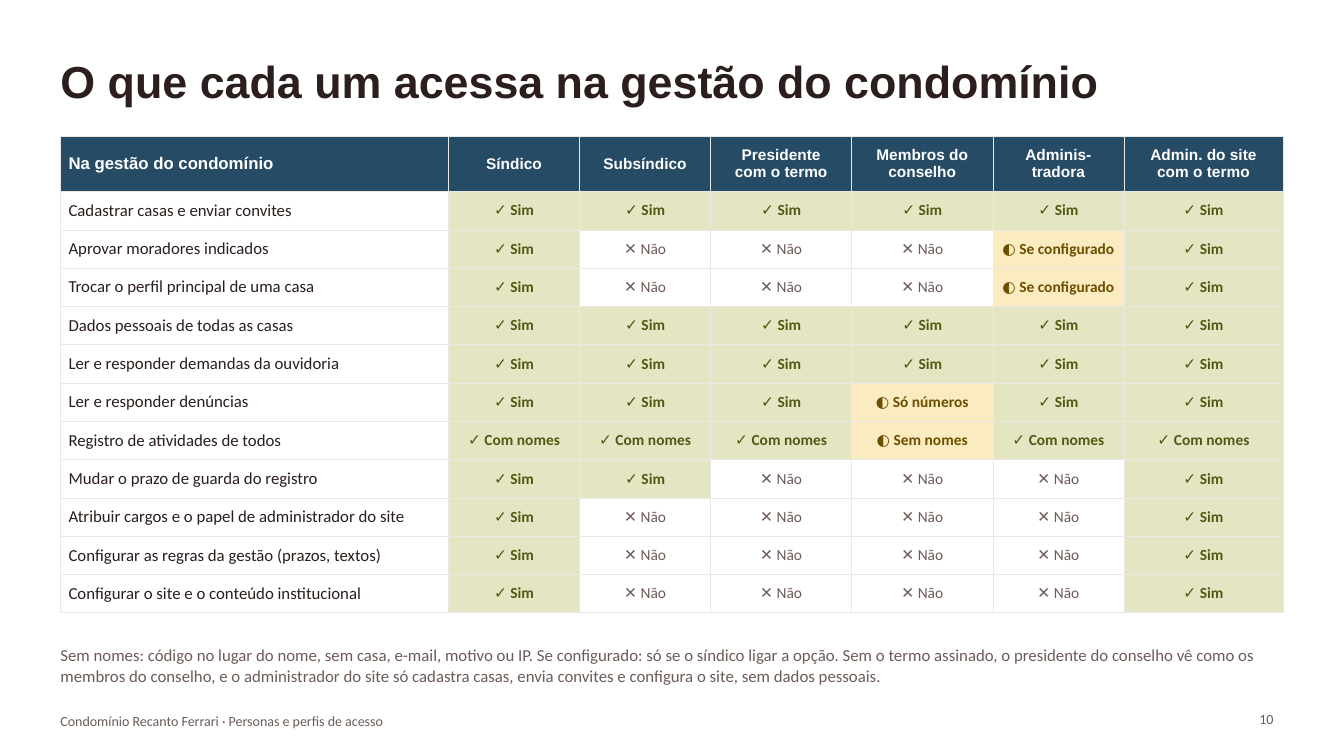
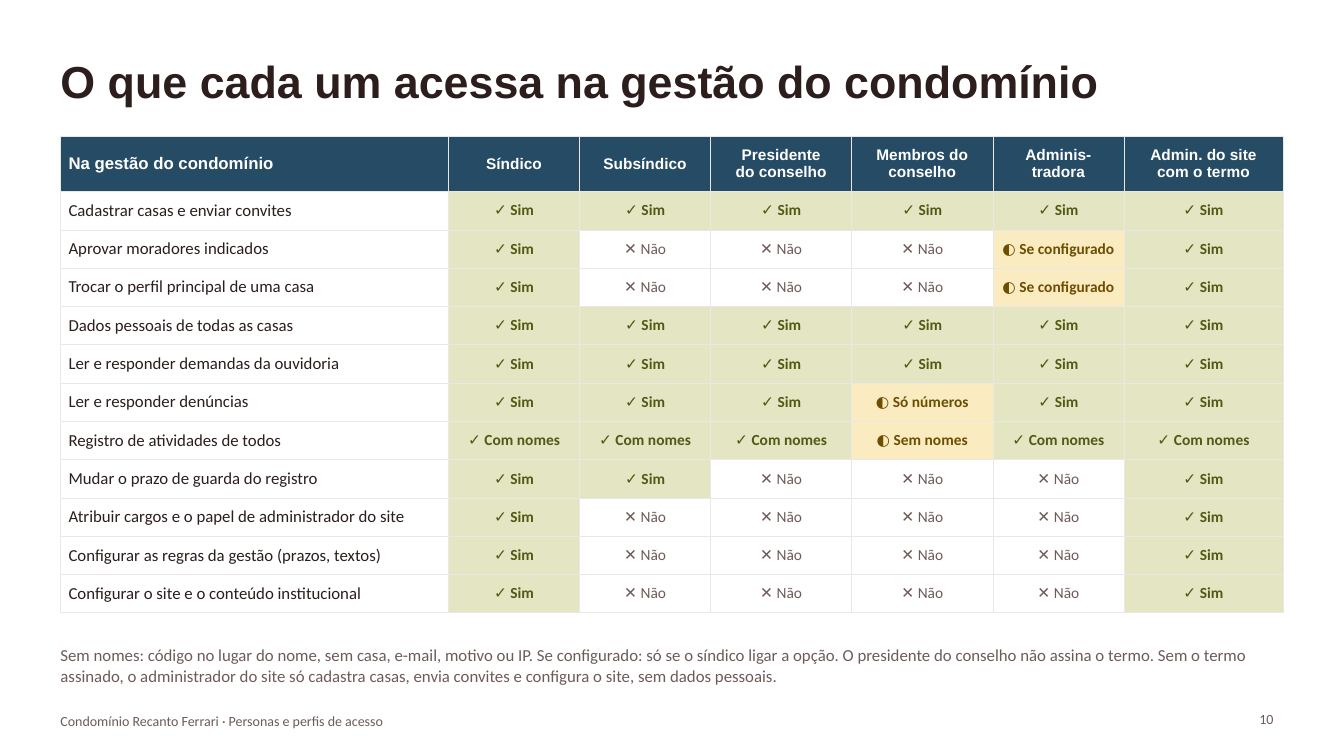
Before and after one commit to paulamuhlbach/recantoferrari, a slide deck: slide 10 of apresentacoes/Personas-e-perfis-de-acesso.pptx. Drawn at 1344x756 pixels with LibreOffice and Linux fonts; fonts in the diff are those of the drawing. Boxes give left, top, right and bottom in pixels: in the first picture for what was removed or moved away, otherwise in the second. Text is boxed around its words. In the diff, an @@ line names an element or a change of style, - is before the commit and + after.

```diff
--- a/apresentacoes/Personas-e-perfis-de-acesso.pptx
+++ b/apresentacoes/Personas-e-perfis-de-acesso.pptx
@@ table at [60, 136, 1284, 606] @@
-row 1, column 4: Presidente / com o termo
+row 1, column 4: Presidente / do conselho
@@ text at [60, 649, 1246, 685]: text changed @@
-Sem nomes: código no lugar do nome, sem casa, e-mail, motivo ou IP. Se configurado: só se o síndico ligar a opção. Sem o termo assinado, o presidente do conselho vê como os membros do conselho, e o administrador do site só cadastra casas, envia convites e configura o site, sem dados pessoais.
+Sem nomes: código no lugar do nome, sem casa, e-mail, motivo ou IP. Se configurado: só se o síndico ligar a opção. O presidente do conselho não assina o termo. Sem o termo assinado, o administrador do site só cadastra casas, envia convites e configura o site, sem dados pessoais.
```
Also in this commit, not shown: 6 other slides changed, 11 other files.
